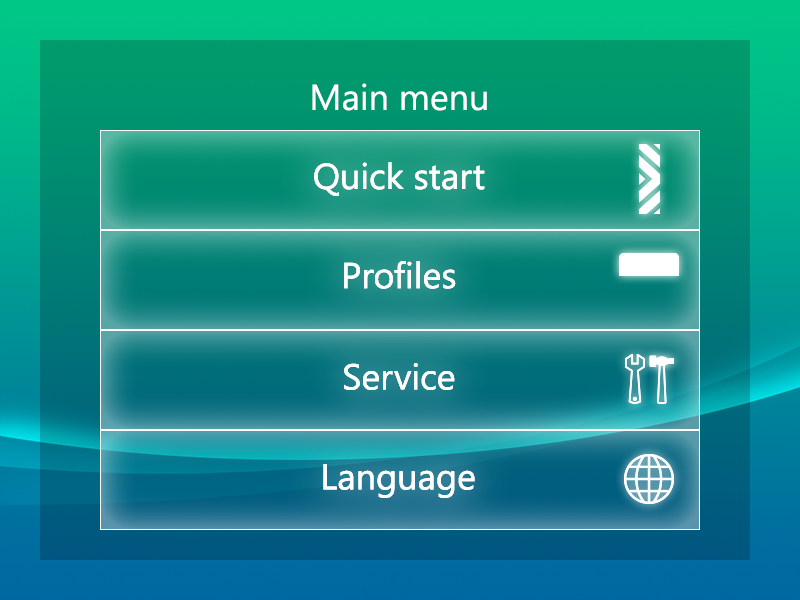
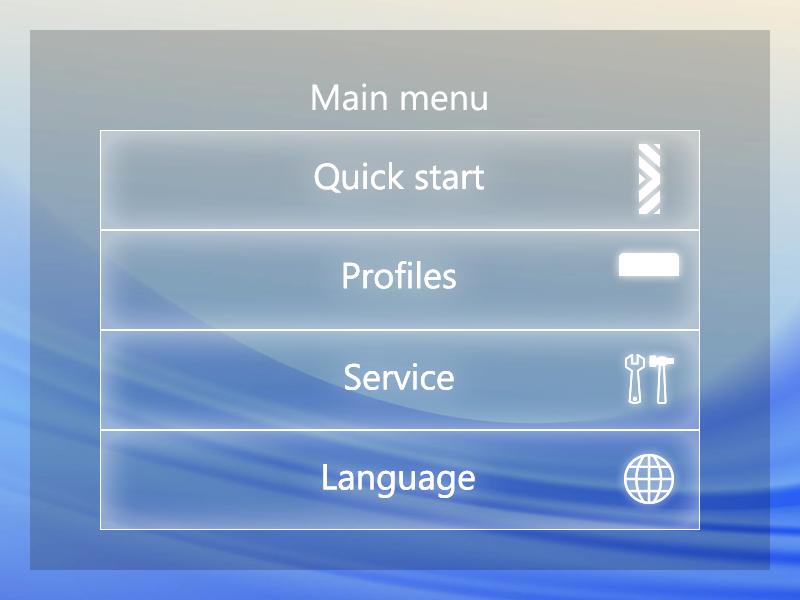
Layers edited between the first and the second 800 x 600 image:
painted on "Service" (1st of 2, in "Menu" › "Menu Items (pressed)" › "Menu Item 3") over (344, 363, 455, 390)
painted on "Profiles" (1st of 2, in "Menu" › "Menu Items (pressed)" › "Menu Item 2") over (343, 261, 456, 289)
painted on "Quick start" (1st of 2, in "Menu" › "Menu Items (pressed)" › "Menu Item 1") over (314, 162, 485, 196)
painted on "Service" (2nd of 2, in "Menu" › "Menu Items" › "Menu Item 3") over (344, 363, 455, 390)
painted on "Profiles" (2nd of 2, in "Menu" › "Menu Items" › "Menu Item 2") over (343, 261, 456, 289)
painted on "Quick start" (2nd of 2, in "Menu" › "Menu Items" › "Menu Item 1") over (314, 162, 485, 196)
showed "Work Panel Rasterized" over (0, 0, 800, 600)
